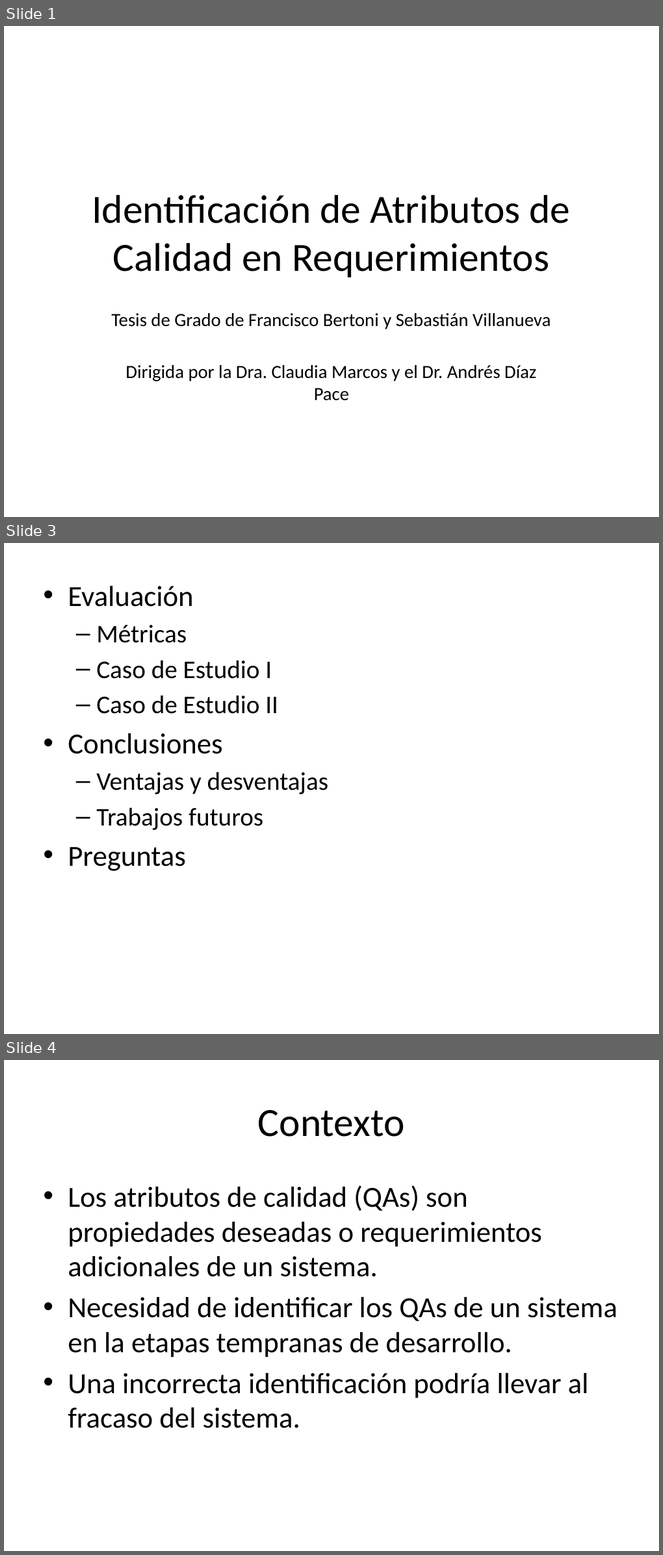
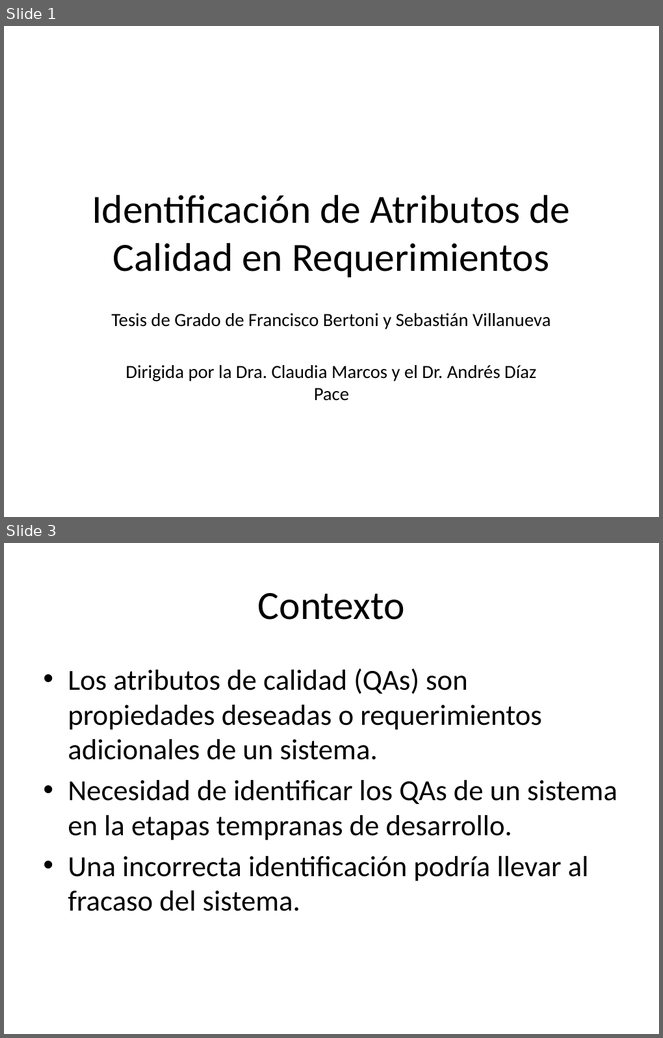
Before and after one commit to alejandrorago/qatesis2, a slide deck: Capitulos Finales/filiminasPeladas.pptx. Shown one above the other, each under a label of ours: slides 1, 3 and 4 before the commit, slides 1 and 3 after it; the slides between them are not shown. The pictures are 663x1555 and 663x1038 pixels, drawn with LibreOffice and Linux fonts; fonts in the diff are those of the drawing. Boxes give left, top, right and bottom in pixels: in the first picture for what was removed or moved away, otherwise in the second. Text is boxed around its words. In the diff, an @@ line names an element or a change of style, - is before the commit and + after.

```diff
--- a/Capitulos Finales/filiminasPeladas.pptx
+++ b/Capitulos Finales/filiminasPeladas.pptx
@@ slide 3 removed at [4,543,659,1034], background #FFFFFF @@
@@ text removed at [68,586,329,871] @@
-• Evaluación
-  – Métricas
-  – Caso de Estudio I
-  – Caso de Estudio II
-• Conclusiones
-  – Ventajas y desventajas
-  – Trabajos futuros
-• Preguntas
@@ what was slide 4 is now slide 3 @@
```
Also in this commit, not shown: 3 slides changed.
